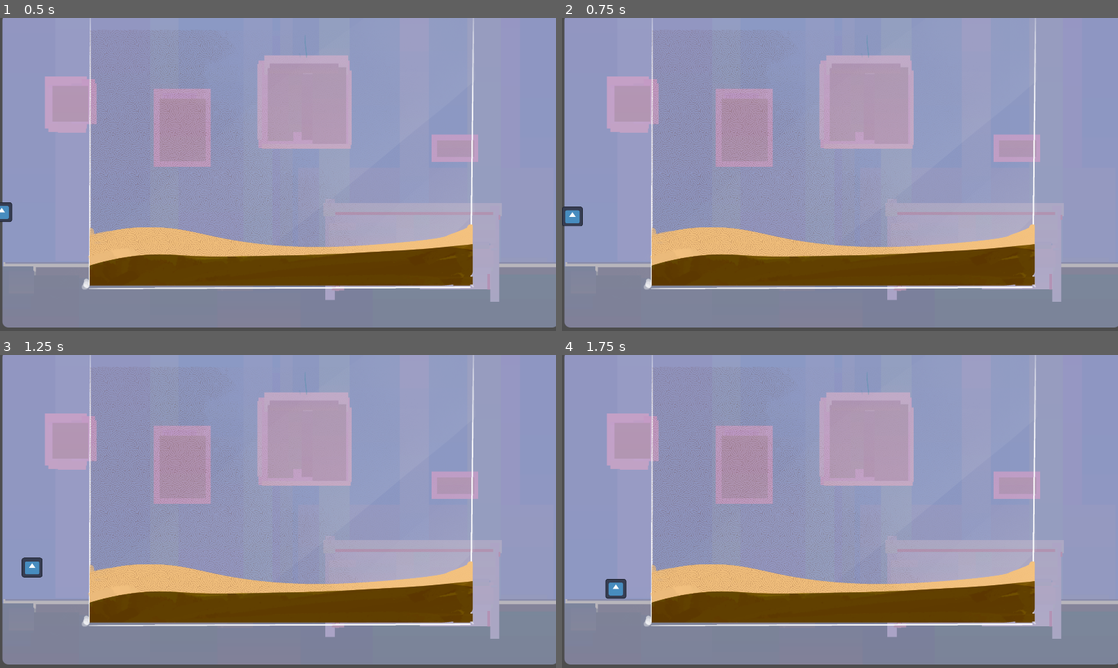
Above: before the commit, frames 1-4 (two rows, left to right).
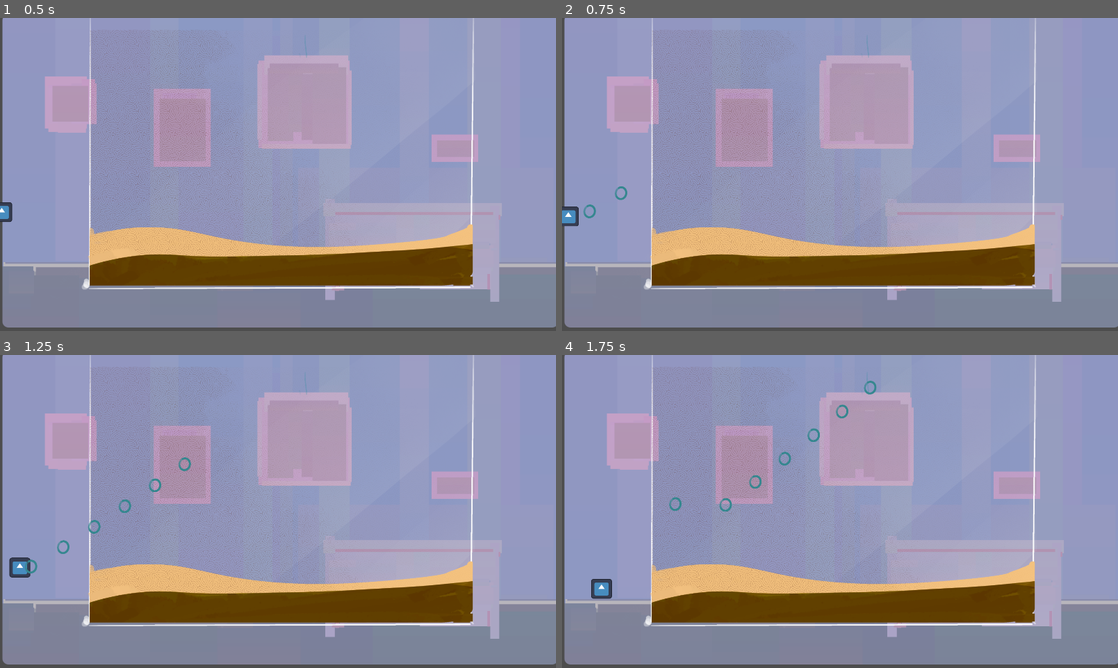
Above: after the commit, the same moments.

Repository: pR1smPrime/BikiniTop25
Game: Godot game, scene res://scenes/levels/level1.tscn
Same seed, same stepped clock (60 frames per second), same inputs: the game is played once before the commit and once after it. This scene is started directly instead of the project's main scene. The engine's default icon, where the game draws it, is replaced by a stand-in: a white triangle on a blue panel in a dark square.
Inputs (mouse positions are in pixels of both pictures, inside the frame that each line leads up to):
- Up to frame 1 (0.5 s): no input
- Up to frame 2 (0.75 s): tap Enter (ui_accept) at 0.5 s; move the mouse to (962, 158) at 0.52 s; press the mouse at (962, 158) at 0.53 s; hold Right (ui_right) from 0.53 s (still down)
- Up to frame 3 (1.25 s): keep holding Right (ui_right); tap Enter (ui_accept) at 0.77 s
- Up to frame 4 (1.75 s): keep holding Right (ui_right); move the mouse to (728, 527) at 1.27 s; release the mouse at (728, 527) at 1.28 s; click (728, 527) at 1.35 s; tap Enter (ui_accept) at 1.52 s

Frame 1 is identical in both runs. In frame 2, 0.2% of the frame differs, in the area x 0-12%, y 53-67%; in frame 3, 0.6%; in frame 4, 0.7%, in the area x 5-57%, y 8-78%.
Error before the commit: Parse Error: Could not preload resource file "res://scenes/bubble_projectile/bubble.tscn". (res://scenes/bubble_beam/bubble_beamer.gd:5)

Commit message:
bubble update

Diff:
--- a/scenes/bubble_beam/bubble_beamer.gd
+++ b/scenes/bubble_beam/bubble_beamer.gd
@@ -15,6 +15,6 @@
 		bubble.init(direction*force)
 		shoot_timer.start(shoot_frequence)
 
-func _process(delta: float) -> void:
+func _process(_delta: float) -> void:
 	if Input.is_action_pressed("LeftMouse"):
 		spawn_bubble()
--- a/scenes/bubble_projectile/bubble.gd
+++ b/scenes/bubble_projectile/bubble.gd
@@ -6,3 +6,8 @@
 # Called when the node enters the scene tree for the first time.
 func _ready() -> void:
 	pass # Replace with function body.
+
+
+func _on_time_to_pop_timeout() -> void:
+	# pop animation
+	queue_free()
--- a/scenes/bubble_projectile/bubble.tscn
+++ b/scenes/bubble_projectile/bubble.tscn
@@ -1,16 +1,24 @@
-[gd_scene load_steps=3 format=3 uid="uid://uwv874ruxu87"]
+[gd_scene load_steps=4 format=3 uid="uid://uwv874ruxu87"]
 
-[ext_resource type="Script" path="res://scenes/bubble_projectile/bubble.gd" id="1_ifilg"]
-[ext_resource type="Texture2D" uid="uid://dm0n2be4vhfgg" path="res://assets/art/spritesFX/tx_fx_bubbles_5f.png" id="2_8f3k8"]
+[ext_resource type="Script" path="res://scenes/bubble_projectile/bubble.gd" id="1_8t61x"]
+[ext_resource type="Texture2D" uid="uid://dm0n2be4vhfgg" path="res://assets/art/spritesFX/tx_fx_bubbles_5f.png" id="1_ltcru"]
 
 [sub_resource type="CircleShape2D" id="CircleShape2D_5r884"]
 
 [node name="Bubble" type="RigidBody2D"]
 mass = 0.4
 gravity_scale = -0.2
+script = ExtResource("1_8t61x")
 
 [node name="CollisionShape2D" type="CollisionShape2D" parent="."]
 shape = SubResource("CircleShape2D_5r884")
 
 [node name="Sprite2D" type="Sprite2D" parent="."]
 texture = ExtResource("1_ltcru")
+
+[node name="TimeToPop" type="Timer" parent="."]
+wait_time = 3.0
+one_shot = true
+autostart = true
+
+[connection signal="timeout" from="TimeToPop" to="." method="_on_time_to_pop_timeout"]
--- a/scenes/mainmenue/main_menu.gd
+++ b/scenes/mainmenue/main_menu.gd
@@ -1,5 +1,7 @@
 class_name MainMenu
 extends Control
+
+signal newgame
 
 func _on_play_pressed() -> void:
 	get_tree().change_scene_to_file("res://node_2d.tscn")
